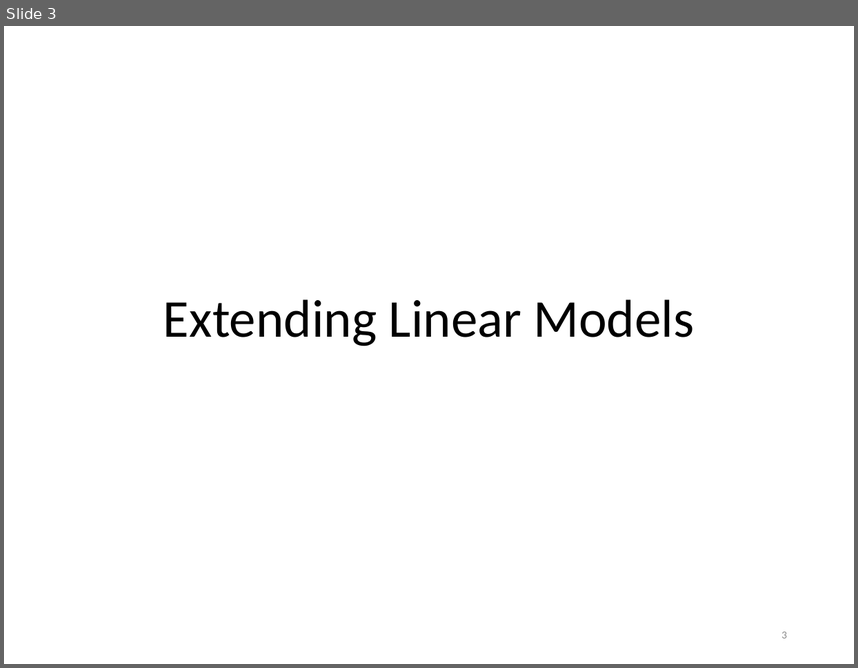
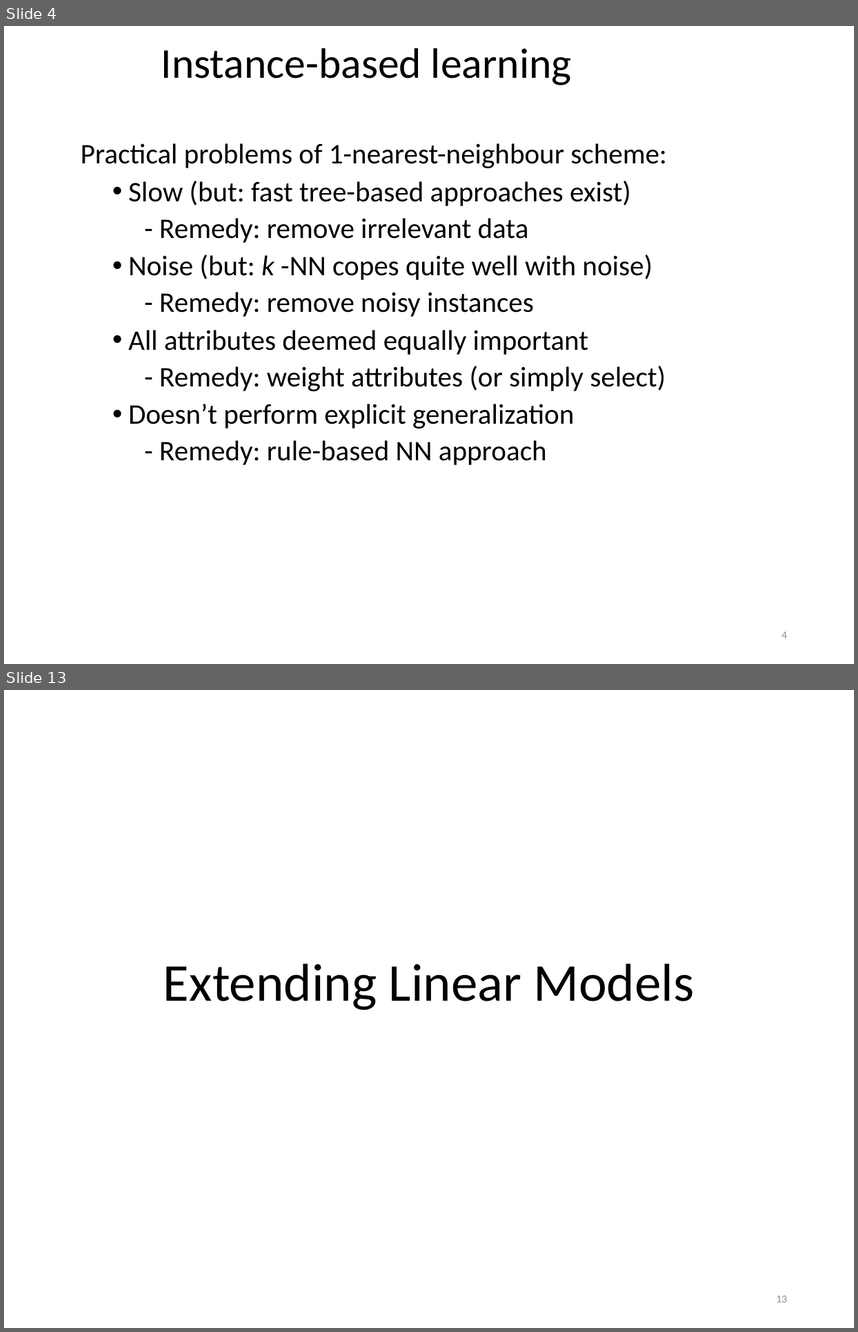
Before and after one commit to khaledmrasheed/khaledmrasheed.github.io, a slide deck: DMcourse/Chapter7.pptx. Shown one above the other, each under a label of ours: slide 3 before the commit, slides 4 and 13 after it; the slides between them are not shown. The pictures are 858x668 and 858x1332 pixels, drawn with LibreOffice and Linux fonts; fonts in the diff are those of the drawing. Boxes give left, top, right and bottom in pixels: in the first picture for what was removed or moved away, otherwise in the second. Text is boxed around its words. In the diff, an @@ line names an element or a change of style, - is before the commit and + after.

```diff
--- a/DMcourse/Chapter7.pptx
+++ b/DMcourse/Chapter7.pptx
@@ slide 4 added at (4, 26, 854, 664), background #FFFFFF @@
@@ title added at (161, 48, 571, 85), 36 pt, text #000000 @@
+Instance-based learning
@@ text added at (81, 143, 667, 465), 24 pt, text #000000 @@
+Practical problems of 1-nearest-neighbour scheme:
+  • Slow (but: fast tree-based approaches exist)
+    - Remedy: remove irrelevant data
+  • Noise (but: k -NN copes quite well with noise)
+    - Remedy: remove noisy instances
+  • All attributes deemed equally important
+    - Remedy: weight attributes (or simply select)
+  • Doesn’t perform explicit generalization
+    - Remedy: rule-based NN approach
@@ page number added at (782, 631, 787, 638), 9 pt, text #8C8C8C @@
+4
@@ what was slide 3 is now slide 13 @@
@@ page number at (776, 1295, 787, 1302): text changed @@
-3
+13
```
Also in this commit, not shown: 2 slides changed, 9 other slides added.
